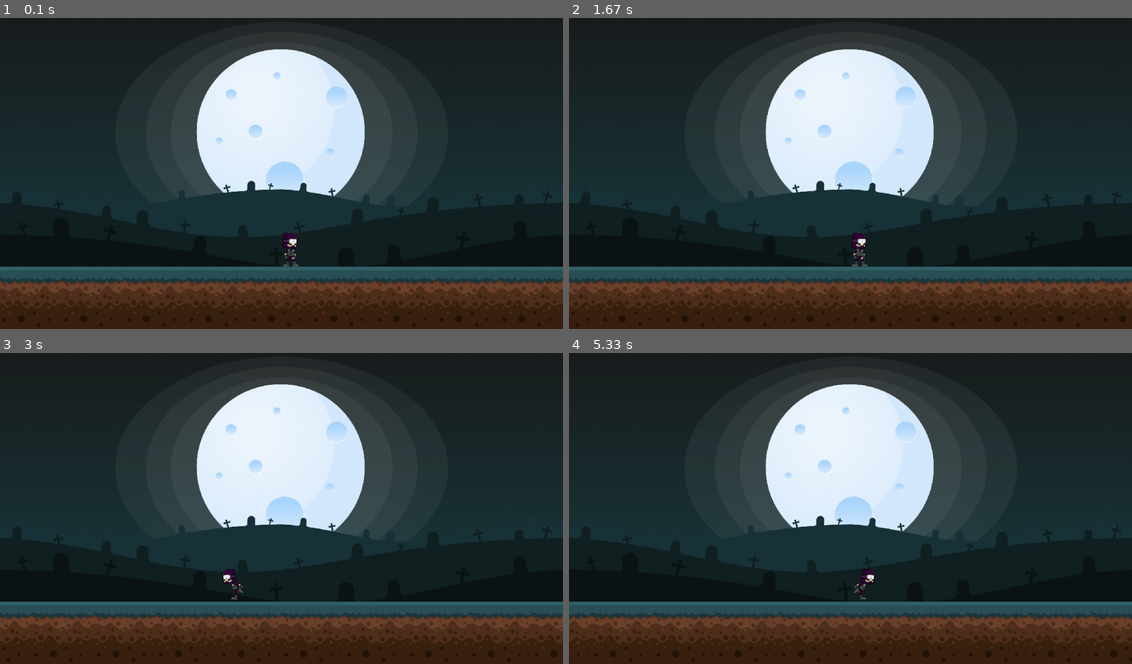
Above: before the commit, frames 1-4 (two rows, left to right).
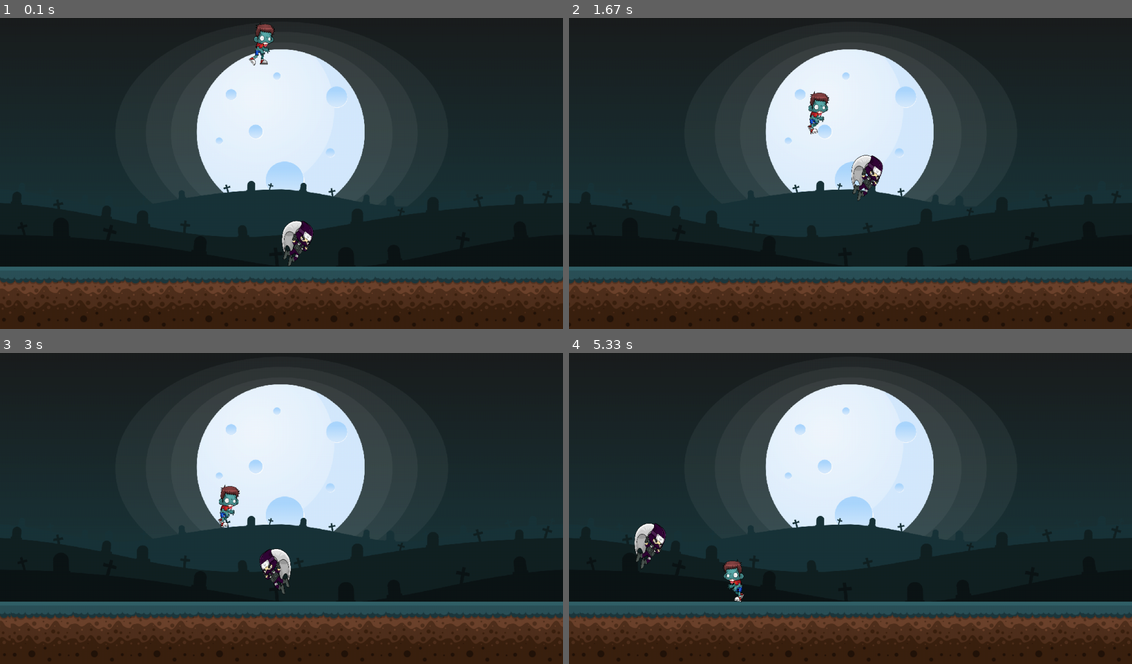
Above: after the commit, the same moments.

Repository: LuisHenriqueDaSilv/2dgamewithpygame
Game: pygame game, started from main.py
Two runs of this game, one before a commit and one after it. Both use one fixed random seed, a clock stepped at 60 frames per second and the inputs below.
Inputs:
- Up to frame 1 (0.1 s): no input
- Up to frame 2 (1.67 s): hold Space 0.33-0.8 s; hold D 0.33-0.8 s; hold F 0.83-1.3 s; hold D 0.83-1.3 s; tap Space at 0.9, 1.2 s
- Up to frame 3 (3 s): hold A 2.33-2.87 s; tap Space at 2.4, 2.7, 2.97 s; hold A from 2.9 s (still down)
- Up to frame 4 (5.33 s): tap Space at 3.27, 3.4, 3.7, 4.07, 4.37, 4.57, 4.87, 5.07 s; release A at 3.3 s; hold D 3.33-3.97 s; hold A 4-4.47 s; hold D 4.5-4.97 s; hold D from 5 s (still down)

The runs differ from the first frame. In frame 1, 0.8% of the frame differs, in the area x 44-56%, y 1-80%; in frame 2, 2.5%, in the area x 0-100%, y 23-100%; in frame 3, 2.1%; in frame 4, 2.3%.

Commit message:
Adding opponents, collision and physics

Diff:
--- a/Ground.py
+++ b/Ground.py
@@ -13,8 +13,8 @@
         self.rect = pygame.Rect(
             xpos,
             game_data['screen_height']-128,
-            100,
-            100
+            128,
+            128
         )
 
     def update(self, speed):
--- a/Player.py
+++ b/Player.py
@@ -34,61 +34,182 @@
             pygame.image.load('./assets/player/run/Run__009.png').convert_alpha()
         ]
 
+        self.falling_images = [
+            pygame.image.load('./assets/player/falling/Glide_000.png').convert_alpha(),
+            pygame.image.load('./assets/player/falling/Glide_001.png').convert_alpha(),
+            pygame.image.load('./assets/player/falling/Glide_002.png').convert_alpha(),
+            pygame.image.load('./assets/player/falling/Glide_003.png').convert_alpha(),
+            pygame.image.load('./assets/player/falling/Glide_004.png').convert_alpha(),
+            pygame.image.load('./assets/player/falling/Glide_005.png').convert_alpha(),
+            pygame.image.load('./assets/player/falling/Glide_006.png').convert_alpha(),
+            pygame.image.load('./assets/player/falling/Glide_007.png').convert_alpha(),
+            pygame.image.load('./assets/player/falling/Glide_008.png').convert_alpha(),
+            pygame.image.load('./assets/player/falling/Glide_009.png').convert_alpha()
+        ]
+
+        self.attacking_images = [
+            pygame.image.load('./assets/player/attack/Attack__000.png').convert_alpha(),
+            pygame.image.load('./assets/player/attack/Attack__001.png').convert_alpha(),
+            pygame.image.load('./assets/player/attack/Attack__002.png').convert_alpha(),
+            pygame.image.load('./assets/player/attack/Attack__003.png').convert_alpha(),
+            pygame.image.load('./assets/player/attack/Attack__004.png').convert_alpha(),
+            pygame.image.load('./assets/player/attack/Attack__005.png').convert_alpha(),
+            pygame.image.load('./assets/player/attack/Attack__006.png').convert_alpha(),
+            pygame.image.load('./assets/player/attack/Attack__007.png').convert_alpha(),
+            pygame.image.load('./assets/player/attack/Attack__008.png').convert_alpha(),
+            pygame.image.load('./assets/player/attack/Attack__009.png').convert_alpha()
+        ]
+
+        self.jumping_images = [
+            pygame.image.load('./assets/player/jump/Jump__000.png').convert_alpha(),
+            pygame.image.load('./assets/player/jump/Jump__001.png').convert_alpha(),
+            pygame.image.load('./assets/player/jump/Jump__002.png').convert_alpha(),
+            pygame.image.load('./assets/player/jump/Jump__003.png').convert_alpha(),
+            pygame.image.load('./assets/player/jump/Jump__004.png').convert_alpha(),
+            pygame.image.load('./assets/player/jump/Jump__005.png').convert_alpha()
+        ]
+
+
         self.image = self.idle_images[0]
         self.rect = pygame.Rect(
             self.gamedata['screen_width'] / 2,
-            self.gamedata['screen_height']-128-70, #screen height - ground height - Player height
-            100,
+            self.gamedata['screen_height']-128-105, #screen height - ground height - Player height
+            70,
             100
+
         )
 
         self.current_image = 0
         self.xSpeed = 0
-        self.ySpeed = 0
-
-
-    def update(self):
+
+        self.last_button = 'd'
+        self.jumping = False
+        self.jump_covered = 0
+        self.jump_limit = 200
+        self.jump_speed = 20
+
+        self.attacking = False
+        self.attacking_frames = 0
+
+
+    def update(self, falling=False):
+
+
+        if self.jumping:
+
+            if self.current_image < 5:
+                self.current_image += 1
+
+            if self.jump_covered >= self.jump_limit:
+                self.jumping = False
+                self.jump_covered = 0
+                self.xSpeed /= 2
+                self.jump_speed = 20
+
+            else:
+                self.image = self.jumping_images[self.current_image]
+                self.image = pygame.transform.scale(self.image, [70, 100])
+                self.rect[1] -= self.jump_speed
+                self.jump_covered += self.jump_speed
+                self.jump_speed -= 1
+
+                if self.last_button == 'a':
+                    self.image = pygame.transform.flip(self.image, True, False)
+
+                if self.rect[0] < self.gamedata['screen_width']/2:
+                    self.rect[0] += self.xSpeed
+
+            return
+        else:
+            self.current_image = (self.current_image + 1) %10
+
+
+        if falling:
+            self.rect[1] += 3
+            self.image = self.falling_images[self.current_image]
+            self.image = pygame.transform.scale(self.image, [70, 100])
+
 
         key = pygame.key.get_pressed()
 
         if key[pygame.K_d]:
+            self.last_button = 'd'
 
             if self.xSpeed < 10:
-                self.xSpeed += 1
+                self.xSpeed +=1
         elif key[pygame.K_a]:
+            self.last_button = 'a'
 
             if self.xSpeed > -10:
                 self.xSpeed -= 1
+
         else:
-
-            if self.xSpeed != 0 :
+            if self.xSpeed != 0 and not falling:
                 self.xSpeed = 0
 
 
-        self.current_image = (self.current_image + 1) % 10
-
-
-        if self.ySpeed == 0:
-
-
-            if self.xSpeed == 0:
-                self.image = self.idle_images[self.current_image]
-                self.image = pygame.transform.scale(self.image, [35, 70])
+        if key[pygame.K_SPACE]:
+            if not falling and not self.attacking:
+                self.jumping = True
+                self.current_image = 0
+
+        if key[pygame.K_f]:
+            if not self.attacking and not falling:
+                self.attacking = True
+                self.current_image = 0
+
+
+
+        if self.attacking:
+
+            if self.attacking_frames > 9:
+                self.attacking = False
+                self.attacking_frames = 0
+
+            else:
+                self.image = self.attacking_images[self.attacking_frames]
+                self.image = pygame.transform.scale(self.image, [100, 100])
+                self.attacking_frames += 1
+
+                if self.last_button == 'a':
+                    self.image = pygame.transform.flip(self.image, True, False)
+
                 return
 
+
+
+        if self.xSpeed == 0 and not falling:
+
+            self.image = self.idle_images[self.current_image]
+            self.image = pygame.transform.scale(self.image, [45, 100])
+
+            if self.last_button == 'a':
+                self.image = pygame.transform.flip(self.image, True, False)
+
+            return
+
+
+
+        if not falling:
+
             self.image = self.run_images[self.current_image]
-            self.image = pygame.transform.scale(self.image, [50, 70])
-
-            if self.xSpeed > 0:
-
-                if self.rect[0] < self.gamedata['screen_width'] / 2:
-                    self.rect[0] += self.xSpeed
-
-            elif self.xSpeed < 0:
-
-                self.image = pygame.transform.flip(self.image, True, False)
-
-                if self.rect[0] < 1:
-                    self.xSpeed = 0
-                else:
-                    self.rect[0] += self.xSpeed
+            self.image = pygame.transform.scale(self.image, [70, 100])
+
+
+        if self.xSpeed > 0:
+            if self.rect[0] <= self.gamedata['screen_width'] /2:
+                self.rect[0] += self.xSpeed
+
+            return
+
+        elif self.xSpeed < 0:
+
+            self.image = pygame.transform.flip(self.image, True, False)
+
+            if self.rect[0] < 1:
+                self.xSpeed = 0
+
+            else:
+                self.rect[0] +=self.xSpeed
+
+            return
--- /dev/null
+++ b/Zombie.py
@@ -0,0 +1,48 @@
+import pygame
+
+class Zombie(pygame.sprite.Sprite):
+
+    def __init__(self, xposition, yposition):
+
+        pygame.sprite.Sprite.__init__(self)
+
+        self.walking_images = [
+            pygame.image.load('./assets/zombie/walk/Walk__0.png').convert_alpha(),
+            pygame.image.load('./assets/zombie/walk/Walk__1.png').convert_alpha(),
+            pygame.image.load('./assets/zombie/walk/Walk__2.png').convert_alpha(),
+            pygame.image.load('./assets/zombie/walk/Walk__3.png').convert_alpha(),
+            pygame.image.load('./assets/zombie/walk/Walk__4.png').convert_alpha(),
+            pygame.image.load('./assets/zombie/walk/Walk__5.png').convert_alpha(),
+            pygame.image.load('./assets/zombie/walk/Walk__6.png').convert_alpha(),
+            pygame.image.load('./assets/zombie/walk/Walk__7.png').convert_alpha(),
+            pygame.image.load('./assets/zombie/walk/Walk__8.png').convert_alpha(),
+            pygame.image.load('./assets/zombie/walk/Walk__9.png').convert_alpha()
+        ]
+
+        self.image = self.walking_images[0]
+        self.image = pygame.transform.scale(self.image, [70, 100])
+        self.rect = pygame.Rect(yposition, xposition, 70, 100)
+        self.current_image = 0
+
+    def update(self, opponent, falling=False):
+
+        if falling:
+            self.rect[1] += 3
+
+        self.current_image = (self.current_image + 1) % 10
+
+        self.image = self.walking_images[self.current_image]
+        self.image = pygame.transform.scale(self.image, [70, 100])
+
+        if opponent.rect[0] >= opponent.gamedata['screen_width'] / 2 and opponent.xSpeed > 0:
+
+            self.rect[0] += 1 - opponent.xSpeed /3
+
+        else:
+
+            if opponent.rect[0] > self.rect[0]:
+                self.rect[0] += 3
+
+            else:
+                self.rect[0] -= 3 + opponent.xSpeed / 4
+                self.image = pygame.transform.flip(self.image, True, False)
--- a/main.py
+++ b/main.py
@@ -2,13 +2,14 @@
 
 from Player import Player
 from Ground import Ground
+from Zombie import Zombie
 
 pygame.init()
 
 
 game_data = {
     'screen_width': 1152,
-    'screen_height': 650
+    'screen_height': 650,
 }
 
 screen = pygame.display.set_mode([
@@ -28,10 +29,16 @@
 )
 
 
-
 playerGroup = pygame.sprite.Group()
 player = Player(game_data)
 playerGroup.add(player)
+
+zombieGroup = pygame.sprite.Group()
+
+
+zombie = Zombie(4  , 500)
+zombieGroup.add(zombie)
+
 
 groundGroup = pygame.sprite.Group()
 
@@ -41,20 +48,12 @@
 
 
 def draw():
+
+    screen.blit(BACKGROUND, (0,0))
+
     groundGroup.draw(screen)
     playerGroup.draw(screen)
-
-def update():
-
-    playerGroup.update()
-
-    if player.xSpeed < 0 or player.rect[0] < game_data['screen_width'] /2:
-        groundGroup.update(0)
-
-    else:
-        groundGroup.update(player.xSpeed)
-
-
+    zombieGroup.draw(screen)
 
 clock = pygame.time.Clock()
 
@@ -62,7 +61,6 @@
 
     clock.tick(30)
 
-    screen.blit(BACKGROUND, (0,0))
 
     for event in pygame.event.get():
         if event.type == pygame.QUIT:
@@ -70,7 +68,30 @@
             break
 
 
-    update()
+    if pygame.sprite.groupcollide(playerGroup, groundGroup, False, False) or player.jumping:
+        playerGroup.update(falling=False)
+    else:
+        playerGroup.update(falling=True)
+
+
+    if pygame.sprite.groupcollide(playerGroup, zombieGroup, False, False):
+        if player.attacking:
+            pygame.sprite.groupcollide(playerGroup, zombieGroup, False, True)
+        else:
+            print('game over')
+
+
+    for sprite in zombieGroup:
+
+        if pygame.sprite.spritecollide(sprite, groundGroup, False):
+            sprite.update(falling=False, opponent=player)
+        else:
+            sprite.update(falling=True, opponent=player)
+
+
+    if player.xSpeed > 0 and player.rect[0] >= game_data['screen_width'] /2:
+        groundGroup.update(player.xSpeed)
+
     draw()
 
     pygame.display.flip()
Binary file added: assets/player/attack/Attack__000.png
Binary file added: assets/player/attack/Attack__001.png
Binary file added: assets/player/attack/Attack__002.png
Binary file added: assets/player/attack/Attack__003.png
Binary file added: assets/player/attack/Attack__004.png
Binary file added: assets/player/attack/Attack__005.png
Binary file added: assets/player/attack/Attack__006.png
Binary file added: assets/player/attack/Attack__007.png
Binary file added: assets/player/attack/Attack__008.png
Binary file added: assets/player/attack/Attack__009.png
Binary file added: assets/player/falling/Glide_000.png
Binary file added: assets/player/falling/Glide_001.png
(and 28 more such lines)
